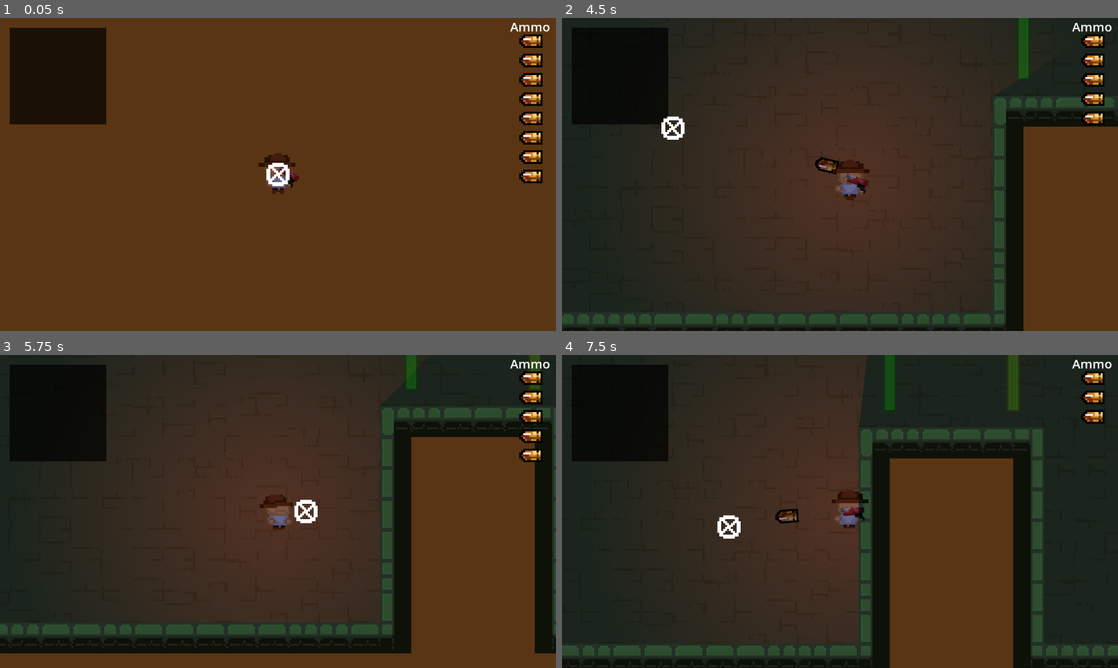
Above: before the commit, frames 1-4 (two rows, left to right).
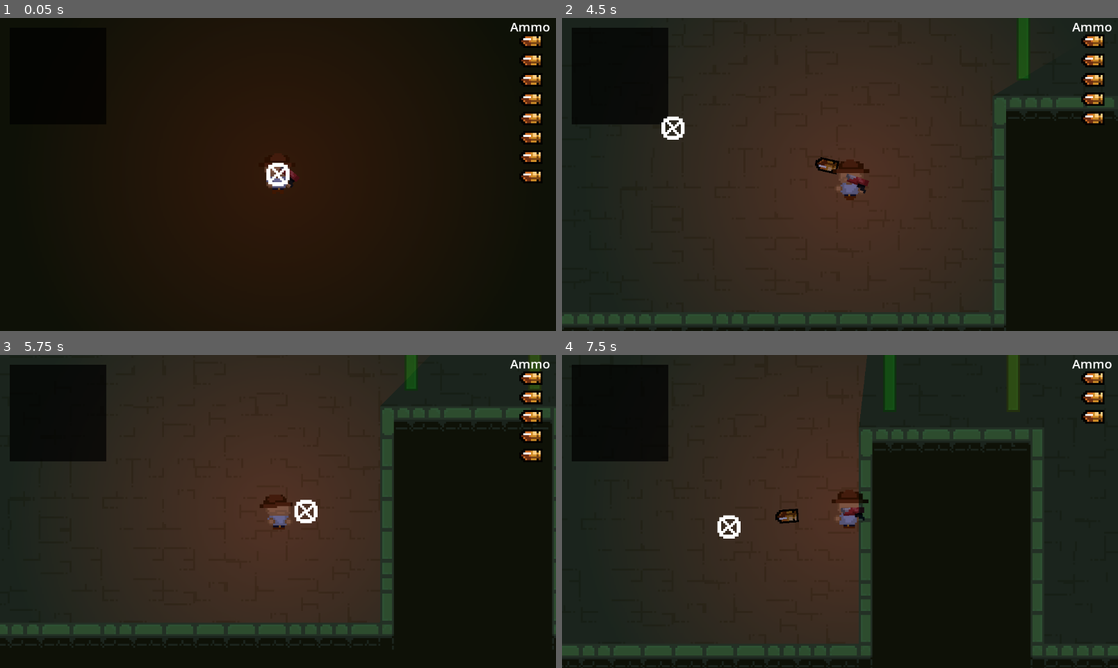
Above: after the commit, the same moments.

Repository: wonderdip/Guns-N-Gylphs
Game: Godot game, scene res://Scenes/World.tscn
The game is run twice, just before and just after one commit, with the same random seed, the same clock (stepped at 60 frames per second) and the same inputs.
Inputs (mouse positions are in pixels of both pictures, inside the frame that each line leads up to):
- Up to frame 1 (0.05 s): no input
- Up to frame 2 (4.5 s): tap Enter at 0.5 s; move the mouse to (962, 158) at 0.52 s; hold Right (move_right) 0.53-1.28 s; right-click (962, 158) at 0.6 s; move the mouse to (728, 190) at 1.27 s; hold Down (move_down) 1.28-2.03 s; click (728, 190) at 1.35 s; move the mouse to (895, 105) at 2.02 s; hold Right (move_right) 2.03-2.78 s; right-click (895, 105) at 2.1 s; move the mouse to (812, 237) at 2.77 s; hold W (move_up) 2.78-3.53 s; click (812, 237) at 2.85 s; tap Space at 3.5 s; move the mouse to (1006, 221) at 3.52 s; hold Left (move_left) from 3.53 s (still down); right-click (1006, 221) at 3.6 s; move the mouse to (673, 127) at 4.27 s; click (673, 127) at 4.35 s
- Up to frame 3 (5.75 s): move the mouse to (305, 511) at 5.02 s; release Left (move_left) at 5.03 s; hold Down (move_down) from 5.03 s (still down); right-click (305, 511) at 5.1 s
- Up to frame 4 (7.5 s): move the mouse to (756, 433) at 5.77 s; release Down (move_down) at 5.78 s; hold Right (move_right) 5.78-6.53 s; click (756, 433) at 5.85 s; tap Enter at 6.5 s; move the mouse to (962, 495) at 6.52 s; hold W (move_up) 6.53-7.28 s; right-click (962, 495) at 6.6 s; move the mouse to (728, 527) at 7.27 s; hold Right (move_right) from 7.28 s (still down); click (728, 527) at 7.35 s

The runs differ from the first frame. In frame 1, 93% of the frame differs, in the area x 0-100%, y 0-100%; in frame 2, 11%; in frame 3, 20%; in frame 4, 15%.

Commit message:
centralized the tilemap cell definitions

Diff:
--- /dev/null
+++ b/Resources/TileDefinitions.tres
@@ -0,0 +1,19 @@
+[gd_resource type="Resource" script_class="TileDefinitions" load_steps=2 format=3 uid="uid://8hyl452qo5ob"]
+
+[ext_resource type="Script" path="res://Scripts/TileMap_Definitions.gd" id="1_p8ccu"]
+
+[resource]
+script = ExtResource("1_p8ccu")
+FLOOR_TILES = Array[Vector2]([Vector2(4, 0), Vector2(5, 0), Vector2(6, 0), Vector2(7, 0), Vector2(8, 0), Vector2(9, 0), Vector2(4, 1), Vector2(5, 1), Vector2(6, 1), Vector2(7, 1), Vector2(8, 1), Vector2(9, 1)])
+WALL_TOP_TILES = Array[Vector2]([Vector2(0, 0), Vector2(1, 0), Vector2(2, 0), Vector2(3, 0)])
+WALL_BOTTOM_TILES = Array[Vector2]([Vector2(0, 1), Vector2(1, 1), Vector2(2, 1), Vector2(3, 1)])
+WALL_RIGHT_TILES = Array[Vector2]([Vector2(1, 2), Vector2(1, 3), Vector2(1, 4)])
+WALL_LEFT_TILES = Array[Vector2]([Vector2(0, 2), Vector2(0, 3), Vector2(0, 4)])
+CORNER_TOP_LEFT = Vector2(6, 2)
+CORNER_TOP_RIGHT = Vector2(7, 2)
+CORNER_BOTTOM_RIGHT = Vector2(9, 2)
+CORNER_BOTTOM_LEFT = Vector2(8, 2)
+CORNER_INVERTED_TOP_LEFT = Vector2(0, 0)
+CORNER_INVERTED_TOP_RIGHT = Vector2(0, 0)
+CORNER_INVERTED_BOTTOM_LEFT = Vector2(5, 2)
+CORNER_INVERTED_BOTTOM_RIGHT = Vector2(4, 2)
--- a/Scenes/World.tscn
+++ b/Scenes/World.tscn
@@ -29,23 +29,6 @@
 [node name="WorldEnvironment" type="WorldEnvironment" parent="."]
 environment = SubResource("Environment_uxa28")
 
-[node name="CanvasLayer" type="CanvasLayer" parent="."]
-layer = -30
-
-[node name="ColorRect" type="ColorRect" parent="CanvasLayer"]
-anchors_preset = 8
-anchor_left = 0.5
-anchor_top = 0.5
-anchor_right = 0.5
-anchor_bottom = 0.5
-offset_left = -656.0
-offset_top = -399.5
-offset_right = 656.0
-offset_bottom = 399.5
-grow_horizontal = 2
-grow_vertical = 2
-color = Color(0.352941, 0.211765, 0.0941176, 1)
-
 [node name="HUD" parent="." instance=ExtResource("5_5n7lx")]
 
 [node name="Crosshair" parent="." instance=ExtResource("6_b2s4i")]
@@ -57,3 +40,18 @@
 [node name="EnemySpawner" type="Node2D" parent="."]
 
 [node name="Player" parent="." instance=ExtResource("3_j1551")]
+
+[node name="BG" type="ColorRect" parent="Player"]
+z_index = -1
+anchors_preset = 8
+anchor_left = 0.5
+anchor_top = 0.5
+anchor_right = 0.5
+anchor_bottom = 0.5
+offset_left = -644.0
+offset_top = -389.0
+offset_right = 668.0
+offset_bottom = 410.0
+grow_horizontal = 2
+grow_vertical = 2
+color = Color(0.352941, 0.211765, 0.0941176, 1)
--- a/Scenes/World/BasicRoom.tscn
+++ b/Scenes/World/BasicRoom.tscn
@@ -1,15 +1,17 @@
-[gd_scene load_steps=5 format=3 uid="uid://f0nff436cfba"]
+[gd_scene load_steps=6 format=3 uid="uid://f0nff436cfba"]
 
 [ext_resource type="Script" path="res://Scripts/World/Room.gd" id="1_fhuh3"]
 [ext_resource type="TileSet" uid="uid://ciskxo1sn8ydu" path="res://Assets/WorldTileSet.tres" id="2_8gp3k"]
 [ext_resource type="PackedScene" uid="uid://bnsk20knm106r" path="res://Scenes/World/door.tscn" id="2_bdfo6"]
+[ext_resource type="Resource" uid="uid://8hyl452qo5ob" path="res://Resources/TileDefinitions.tres" id="3_1rp10"]
 [ext_resource type="PackedScene" uid="uid://dwva6dkjc4mhv" path="res://Scenes/Enemies/Mummy.tscn" id="3_s72j1"]
 
 [node name="BasicRoom" type="Node2D"]
 script = ExtResource("1_fhuh3")
 door = ExtResource("2_bdfo6")
+tile_definitions = ExtResource("3_1rp10")
+enemies_per_room = 4
 enemies = Array[PackedScene]([ExtResource("3_s72j1")])
-enemies_per_room = 4
 
 [node name="TileMap" type="TileMap" parent="."]
 scale = Vector2(4, 4)
--- a/Scenes/World/corridor.tscn
+++ b/Scenes/World/corridor.tscn
@@ -1,10 +1,12 @@
-[gd_scene load_steps=3 format=3 uid="uid://dxfgwqwutdb5s"]
+[gd_scene load_steps=4 format=3 uid="uid://dxfgwqwutdb5s"]
 
 [ext_resource type="Script" path="res://Scripts/World/Corridor.gd" id="1_icwyc"]
+[ext_resource type="Resource" uid="uid://8hyl452qo5ob" path="res://Resources/TileDefinitions.tres" id="2_38tac"]
 [ext_resource type="TileSet" uid="uid://ciskxo1sn8ydu" path="res://Assets/WorldTileSet.tres" id="2_4623j"]
 
 [node name="Corridor" type="Node2D"]
 script = ExtResource("1_icwyc")
+tile_definitions = ExtResource("2_38tac")
 
 [node name="TileMap" type="TileMap" parent="."]
 scale = Vector2(4, 4)
--- /dev/null
+++ b/Scripts/GunList.gd
@@ -0,0 +1 @@
+extends Node
--- /dev/null
+++ b/Scripts/TileMap_Definitions.gd
@@ -0,0 +1,73 @@
+class_name TileDefinitions
+extends Resource
+
+@export var FLOOR_TILES: Array[Vector2] = [
+	Vector2(4, 0),
+	Vector2(5, 0),
+	Vector2(6, 0),
+	Vector2(7, 0),
+	Vector2(8, 0),
+	Vector2(9, 0),
+	Vector2(4, 1),
+	Vector2(5, 1),
+	Vector2(6, 1),
+	Vector2(7, 1),
+	Vector2(8, 1),
+	Vector2(9, 1),
+]
+
+# Wall tiles
+@export var WALL_TOP_TILES: Array[Vector2] = [
+	Vector2(0, 0),
+	Vector2(1, 0),
+	Vector2(2, 0),
+	Vector2(3, 0),
+]
+
+@export var WALL_BOTTOM_TILES: Array[Vector2] = [
+	Vector2(0, 1),
+	Vector2(1, 1),
+	Vector2(2, 1),
+	Vector2(3, 1)
+]
+
+@export var WALL_RIGHT_TILES: Array[Vector2] = [
+	Vector2(1, 2),
+	Vector2(1, 3),
+	Vector2(1, 4)
+]
+
+@export var WALL_LEFT_TILES: Array[Vector2] = [
+	Vector2(0, 2),
+	Vector2(0, 3),
+	Vector2(0, 4)
+]
+
+# Corner tiles
+@export var CORNER_TOP_LEFT: Vector2 = Vector2(6, 2)
+@export var CORNER_TOP_RIGHT: Vector2 = Vector2(7, 2)
+@export var CORNER_BOTTOM_RIGHT: Vector2 = Vector2(9, 2)
+@export var CORNER_BOTTOM_LEFT: Vector2 = Vector2(8, 2)
+
+# Inverted corners
+@export var CORNER_INVERTED_TOP_LEFT: Vector2 = Vector2(0, 0)
+@export var CORNER_INVERTED_TOP_RIGHT: Vector2 = Vector2(0, 0)
+@export var CORNER_INVERTED_BOTTOM_LEFT: Vector2 = Vector2(5, 2)
+@export var CORNER_INVERTED_BOTTOM_RIGHT: Vector2 = Vector2(4, 2)
+
+# Helper method to get a random floor tile
+func get_random_floor_tile() -> Vector2:
+	return FLOOR_TILES[randi() % FLOOR_TILES.size()]
+
+# Helper method to get a random wall tile based on direction
+func get_random_wall_tile(wall_type: String) -> Vector2:
+	match wall_type:
+		"top":
+			return WALL_TOP_TILES[randi() % WALL_TOP_TILES.size()]
+		"bottom":
+			return WALL_BOTTOM_TILES[randi() % WALL_BOTTOM_TILES.size()]
+		"left":
+			return WALL_LEFT_TILES[randi() % WALL_LEFT_TILES.size()]
+		"right":
+			return WALL_RIGHT_TILES[randi() % WALL_RIGHT_TILES.size()]
+	return Vector2.ZERO
--- a/Scripts/World/Corridor.gd
+++ b/Scripts/World/Corridor.gd
@@ -4,6 +4,9 @@
 @onready var tilemap = $TileMap
 @onready var area = $Area2D
 @onready var collision_shape = $Area2D/CollisionShape2D
+
+# Export tile definitions resource
+@export var tile_definitions: TileDefinitions
 
 # Corridor properties
 var corridor_length = 0  # Length in tiles
@@ -12,53 +15,10 @@
 var direction = Vector2.RIGHT  # Default direction
 var corridor_index = 0
 
-# Tile definitions
-var FLOOR_TILES = [
-	Vector2(4, 0),
-	Vector2(5, 0),
-	Vector2(6, 0),
-	Vector2(7, 0),
-	Vector2(8, 0),
-	Vector2(9, 0),
-	Vector2(4, 1),
-	Vector2(5, 1),
-	Vector2(6, 1),
-	Vector2(7, 1),
-	Vector2(8, 1),
-	Vector2(9, 1),
-]
-
-var WALL_TOP_TILES = [
-	Vector2(0, 0),
-	Vector2(1, 0),
-	Vector2(2, 0),
-	Vector2(3, 0),
-]
-
-var WALL_BOTTOM_TILES = [
-	Vector2(0, 1),
-	Vector2(1, 1),
-	Vector2(2, 1),
-	Vector2(3, 1)
-]
-
-var WALL_RIGHT_TILES = [
-	Vector2(1, 2),
-	Vector2(1, 3),
-	Vector2(1, 4)
-]
-
-var WALL_LEFT_TILES = [
-	Vector2(0, 2),
-	Vector2(0, 3),
-	Vector2(0, 4)
-]
-
-# Inverted corners for smooth transitions
-var CORNER_INVERTED_TOP_LEFT = Vector2(0, 0)
-var CORNER_INVERTED_TOP_RIGHT = Vector2(0, 0)
-var CORNER_INVERTED_BOTTOM_LEFT = Vector2(5, 2)
-var CORNER_INVERTED_BOTTOM_RIGHT = Vector2(4, 2)
+func _ready():
+	# Load tile definitions if not assigned
+	if not tile_definitions:
+		tile_definitions = load("res://resources/tile_definitions.tres")
 
 # Called when added to the scene
 func setup(length, width, single_tile_size, corridor_dir, index=0):
@@ -110,68 +70,68 @@
 	# Draw the floor tiles
 	for x in range(length_tiles):
 		for y in range(1, width_tiles - 1):
-			var random_floor = FLOOR_TILES[randi() % FLOOR_TILES.size()]
+			var random_floor = tile_definitions.get_random_floor_tile()
 			tilemap.set_cell(0, Vector2i(x, y), 0, Vector2i(random_floor))
 
 	# Draw the top wall
 	for x in range(length_tiles):
-		var random_top = WALL_TOP_TILES[randi() % WALL_TOP_TILES.size()]
+		var random_top = tile_definitions.get_random_wall_tile("top")
 		tilemap.set_cell(0, Vector2i(x, 0), 0, Vector2i(random_top))
 
 	# Draw the bottom wall
 	for x in range(length_tiles):
-		var random_bottom = WALL_BOTTOM_TILES[randi() % WALL_BOTTOM_TILES.size()]
+		var random_bottom = tile_definitions.get_random_wall_tile("bottom")
 		tilemap.set_cell(0, Vector2i(x, width_tiles - 1), 0, Vector2i(random_bottom))
 
 	# Add correct corners based on corridor direction
 	if direction.x > 0:  # Going right
 		# Left end (connecting to room)
-		tilemap.set_cell(0, Vector2i(0, 0), 0, Vector2i(CORNER_INVERTED_TOP_LEFT))
-		tilemap.set_cell(0, Vector2i(0, width_tiles - 1), 0, Vector2i(CORNER_INVERTED_BOTTOM_LEFT))
+		tilemap.set_cell(0, Vector2i(0, 0), 0, Vector2i(tile_definitions.CORNER_INVERTED_TOP_LEFT))
+		tilemap.set_cell(0, Vector2i(0, width_tiles - 1), 0, Vector2i(tile_definitions.CORNER_INVERTED_BOTTOM_LEFT))
 
 		# Right end (connecting to room)
-		tilemap.set_cell(0, Vector2i(length_tiles - 1, 0), 0, Vector2i(CORNER_INVERTED_TOP_RIGHT))
-		tilemap.set_cell(0, Vector2i(length_tiles - 1, width_tiles - 1), 0, Vector2i(CORNER_INVERTED_BOTTOM_RIGHT))
+		tilemap.set_cell(0, Vector2i(length_tiles - 1, 0), 0, Vector2i(tile_definitions.CORNER_INVERTED_TOP_RIGHT))
+		tilemap.set_cell(0, Vector2i(length_tiles - 1, width_tiles - 1), 0, Vector2i(tile_definitions.CORNER_INVERTED_BOTTOM_RIGHT))
 	else:  # Going left
 		# Left end (connecting to room)
-		tilemap.set_cell(0, Vector2i(0, 0), 0, Vector2i(CORNER_INVERTED_TOP_LEFT))
-		tilemap.set_cell(0, Vector2i(0, width_tiles - 1), 0, Vector2i(CORNER_INVERTED_BOTTOM_LEFT))
+		tilemap.set_cell(0, Vector2i(0, 0), 0, Vector2i(tile_definitions.CORNER_INVERTED_TOP_LEFT))
+		tilemap.set_cell(0, Vector2i(0, width_tiles - 1), 0, Vector2i(tile_definitions.CORNER_INVERTED_BOTTOM_LEFT))
 
 		# Right end (connecting to room)
-		tilemap.set_cell(0, Vector2i(length_tiles - 1, 0), 0, Vector2i(CORNER_INVERTED_TOP_RIGHT))
-		tilemap.set_cell(0, Vector2i(length_tiles - 1, width_tiles - 1), 0, Vector2i(CORNER_INVERTED_BOTTOM_RIGHT))
+		tilemap.set_cell(0, Vector2i(length_tiles - 1, 0), 0, Vector2i(tile_definitions.CORNER_INVERTED_TOP_RIGHT))
+		tilemap.set_cell(0, Vector2i(length_tiles - 1, width_tiles - 1), 0, Vector2i(tile_definitions.CORNER_INVERTED_BOTTOM_RIGHT))
 
 func generate_vertical_corridor(length_tiles, width_tiles):
 	# Draw the floor tiles
 	for y in range(length_tiles):
 		for x in range(1, width_tiles - 1):
-			var random_floor = FLOOR_TILES[randi() % FLOOR_TILES.size()]
+			var random_floor = tile_definitions.get_random_floor_tile()
 			tilemap.set_cell(0, Vector2i(x, y), 0, Vector2i(random_floor))
 
 	# Draw the left wall
 	for y in range(length_tiles):
-		var random_left = WALL_LEFT_TILES[randi() % WALL_LEFT_TILES.size()]
+		var random_left = tile_definitions.get_random_wall_tile("left")
 		tilemap.set_cell(0, Vector2i(0, y), 0, Vector2i(random_left))
 
 	# Draw the right wall
 	for y in range(length_tiles):
-		var random_right = WALL_RIGHT_TILES[randi() % WALL_RIGHT_TILES.size()]
+		var random_right = tile_definitions.get_random_wall_tile("right")
 		tilemap.set_cell(0, Vector2i(width_tiles - 1, y), 0, Vector2i(random_right))
 
 	# Add correct corners based on corridor direction
 	if direction.y > 0:  # Going down
 		# Top end (connecting to room)
-		tilemap.set_cell(0, Vector2i(0, 0), 0, Vector2i(CORNER_INVERTED_BOTTOM_RIGHT))
-		tilemap.set_cell(0, Vector2i(width_tiles - 1, 0), 0, Vector2i(CORNER_INVERTED_BOTTOM_LEFT))
+		tilemap.set_cell(0, Vector2i(0, 0), 0, Vector2i(tile_definitions.CORNER_INVERTED_BOTTOM_RIGHT))
+		tilemap.set_cell(0, Vector2i(width_tiles - 1, 0), 0, Vector2i(tile_definitions.CORNER_INVERTED_BOTTOM_LEFT))
 
 		# Bottom end (connecting to room)
-		tilemap.set_cell(0, Vector2i(0, length_tiles - 1), 0, Vector2i(CORNER_INVERTED_TOP_RIGHT))
-		tilemap.set_cell(0, Vector2i(width_tiles - 1, length_tiles - 1), 0, Vector2i(CORNER_INVERTED_TOP_LEFT))
+		tilemap.set_cell(0, Vector2i(0, length_tiles - 1), 0, Vector2i(tile_definitions.CORNER_INVERTED_TOP_RIGHT))
+		tilemap.set_cell(0, Vector2i(width_tiles - 1, length_tiles - 1), 0, Vector2i(tile_definitions.CORNER_INVERTED_TOP_LEFT))
 	else:  # Going up
 		# Top end (connecting to room)
-		tilemap.set_cell(0, Vector2i(0, 0), 0, Vector2i(CORNER_INVERTED_BOTTOM_RIGHT))
-		tilemap.set_cell(0, Vector2i(width_tiles - 1, 0), 0, Vector2i(CORNER_INVERTED_BOTTOM_LEFT))
+		tilemap.set_cell(0, Vector2i(0, 0), 0, Vector2i(tile_definitions.CORNER_INVERTED_BOTTOM_RIGHT))
+		tilemap.set_cell(0, Vector2i(width_tiles - 1, 0), 0, Vector2i(tile_definitions.CORNER_INVERTED_BOTTOM_LEFT))
 
 		# Bottom end (connecting to room)
-		tilemap.set_cell(0, Vector2i(0, length_tiles - 1), 0, Vector2i(CORNER_INVERTED_TOP_RIGHT))
-		tilemap.set_cell(0, Vector2i(width_tiles - 1, length_tiles - 1), 0, Vector2i(CORNER_INVERTED_TOP_LEFT))
+		tilemap.set_cell(0, Vector2i(0, length_tiles - 1), 0, Vector2i(tile_definitions.CORNER_INVERTED_TOP_RIGHT))
+		tilemap.set_cell(0, Vector2i(width_tiles - 1, length_tiles - 1), 0, Vector2i(tile_definitions.CORNER_INVERTED_TOP_LEFT))
--- a/Scripts/World/Room.gd
+++ b/Scripts/World/Room.gd
@@ -8,8 +8,11 @@
 @onready var collision_shape = $Area2D/CollisionShape2D
 
 @export var door: PackedScene
+@export var tile_definitions: TileDefinitions
+@export var enemies_per_room: int
 @export var enemies: Array[PackedScene] = []
-@export var enemies_per_room: int
+
+
 
 # Room states
 enum RoomState {LOCKED, UNLOCKED, CLEARED}
@@ -23,64 +26,6 @@
 var enemies_remaining = 0
 var enemies_spawned := false
 
-
-var FLOOR_TILES = [
-	Vector2(4, 0),
-	Vector2(5, 0),
-	Vector2(6, 0),
-	Vector2(7, 0),
-	Vector2(8, 0),
-	Vector2(9, 0),
-	Vector2(4, 1),
-	Vector2(5, 1),
-	Vector2(6, 1),
-	Vector2(7, 1),
-	Vector2(8, 1),
-	Vector2(9, 1),
-]
-
-var WALL_TOP_TILES = [
-	Vector2(0, 0),
-	Vector2(1, 0),
-	Vector2(2, 0),
-	Vector2(3, 0),
-]
-
-var WALL_BOTTOM_TILES = [
-	Vector2(0, 1),
-	Vector2(1, 1),
-	Vector2(2, 1),
-	Vector2(3, 1)
-]
-
-var WALL_RIGHT_TILES = [
-	Vector2(1, 2),
-	Vector2(1, 3),
-	Vector2(1, 4)
-]
-
-var WALL_LEFT_TILES = [
-	Vector2(0, 2),
-	Vector2(0, 3),
-	Vector2(0, 4)
-]
-
-var CORNER_TOP_LEFT_TILES = [
-	Vector2(6, 2)
-]
-
-var CORNER_TOP_RIGHT_TILES = [
-	Vector2(7, 2)
-]
-
-var CORNER_BOTTOM_RIGHT_TILES = [
-	Vector2(9, 2)
-]
-
-var CORNER_BOTTOM_LEFT_TILES = [
-	Vector2(8, 2)
-]
-
 # Door positions
 var doors = {
 	"north": false,
@@ -95,7 +40,10 @@
 # Signal for state changes
 signal state_changed(room_index, new_state)
 
-# Add this to your Room.gd script's setup method after generate_layout()
+func _ready():
+	# Load tile definitions if not assigned
+	if not tile_definitions:
+		tile_definitions = load("res://resources/tile_definitions.tres")
 
 func setup(size_in_tiles, single_tile_size, index, door_width_tiles=3):
 	room_size_tiles = size_in_tiles
@@ -114,14 +62,13 @@
 	# First room is always unlocked
 	if index == 1:
 		set_state(RoomState.CLEARED)
-
 	else:
 		set_state(RoomState.LOCKED)
 
 	# Generate the room layout
 	generate_layout()
 
-	# Spawn doors at each doorway (new code)
+	# Spawn doors at each doorway
 	if doors["north"]:
 		spawn_door(Vector2(0, -1))
 	if doors["east"]:
@@ -146,8 +93,8 @@
 	# Draw the floor
 	for x in range(1, 1 + inner_width):
 		for y in range(1, 1 + inner_height):
-			# Pick a random floor tile from the array
-			var random_floor = FLOOR_TILES[randi() % FLOOR_TILES.size()]
+			# Use the tile_definitions resource for random floor tiles
+			var random_floor = tile_definitions.get_random_floor_tile()
 			tilemap.set_cell(0, Vector2i(x, y), 0, Vector2i(random_floor))
 
 	# Calculate door positions and sizes
@@ -163,40 +110,38 @@
 	for x in range(1, 1 + inner_width):
 		var is_door = doors["north"] and x >= north_door_start and x < north_door_start + door_width
 		if not is_door:
-			var random_top = WALL_TOP_TILES[randi() % WALL_TOP_TILES.size()]
+			var random_top = tile_definitions.get_random_wall_tile("top")
 			tilemap.set_cell(0, Vector2i(x, 0), 0, Vector2i(random_top))
 
 	# Right wall
 	for y in range(1, 1 + inner_height):
 		var is_door = doors["east"] and y >= east_door_start and y < east_door_start + door_width
 		if not is_door:
-			var random_right = WALL_RIGHT_TILES[randi() % WALL_RIGHT_TILES.size()]
+			var random_right = tile_definitions.get_random_wall_tile("right")
 			tilemap.set_cell(0, Vector2i(1 + inner_width, y), 0, Vector2i(random_right))
 
 	# Bottom wall
 	for x in range(1, 1 + inner_width):
 		var is_door = doors["south"] and x >= south_door_start and x < south_door_start + door_width
 		if not is_door:
-			var random_bottom = WALL_BOTTOM_TILES[randi() % WALL_BOTTOM_TILES.size()]
+			var random_bottom = tile_definitions.get_random_wall_tile("bottom")
 			tilemap.set_cell(0, Vector2i(x, 1 + inner_height), 0, Vector2i(random_bottom))
 
 	# Left wall
 	for y in range(1, 1 + inner_height):
 		var is_door = doors["west"] and y >= west_door_start and y < west_door_start + door_width
 		if not is_door:
-			var random_left = WALL_LEFT_TILES[randi() % WALL_LEFT_TILES.size()]
+			var random_left = tile_definitions.get_random_wall_tile("left")
 			tilemap.set_cell(0, Vector2i(0, y), 0, Vector2i(random_left))
 
 	# Draw corners
-	tilemap.set_cell(0, Vector2i(0, 0), 0, Vector2i(CORNER_TOP_LEFT_TILES[0]))
-	tilemap.set_cell(0, Vector2i(1 + inner_width, 0), 0, Vector2i(CORNER_TOP_RIGHT_TILES[0]))
-	tilemap.set_cell(0, Vector2i(1 + inner_width, 1 + inner_height), 0, Vector2i(CORNER_BOTTOM_RIGHT_TILES[0]))
-	tilemap.set_cell(0, Vector2i(0, 1 + inner_height), 0, Vector2i(CORNER_BOTTOM_LEFT_TILES[0]))
+	tilemap.set_cell(0, Vector2i(0, 0), 0, Vector2i(tile_definitions.CORNER_TOP_LEFT))
+	tilemap.set_cell(0, Vector2i(1 + inner_width, 0), 0, Vector2i(tile_definitions.CORNER_TOP_RIGHT))
+	tilemap.set_cell(0, Vector2i(1 + inner_width, 1 + inner_height), 0, Vector2i(tile_definitions.CORNER_BOTTOM_RIGHT))
+	tilemap.set_cell(0, Vector2i(0, 1 + inner_height), 0, Vector2i(tile_definitions.CORNER_BOTTOM_LEFT))
 
 # Create a doorway based on direction
-# Modify your create_doorway function to include door spawning
 func create_doorway(direction):
-
 	if direction.x > 0:  # Going east
 		doors["east"] = true
 	elif direction.x < 0:  # Going west
@@ -211,8 +156,6 @@
 
 	# Spawn a door at this doorway
 	spawn_door(direction)
-
-# Add this to your Room.gd script after the create_doorway function
 
 # Spawn a door at the specified direction
 func spawn_door(direction):
@@ -274,8 +217,6 @@
 	if old_state != new_state:
 		emit_signal("state_changed", room_index, new_state)
 
-# Add this to Room.gd
-
 # Called when a room should be locked for combat
 func lock_for_combat():
 	# Set the state first (this doesn't directly affect physics)
@@ -325,7 +266,6 @@
 	print(enemies_remaining)
 	if enemies_remaining <= 0:
 		all_enemies_defeated()
-
 
 # Function to handle when all enemies are defeated
 func all_enemies_defeated():
